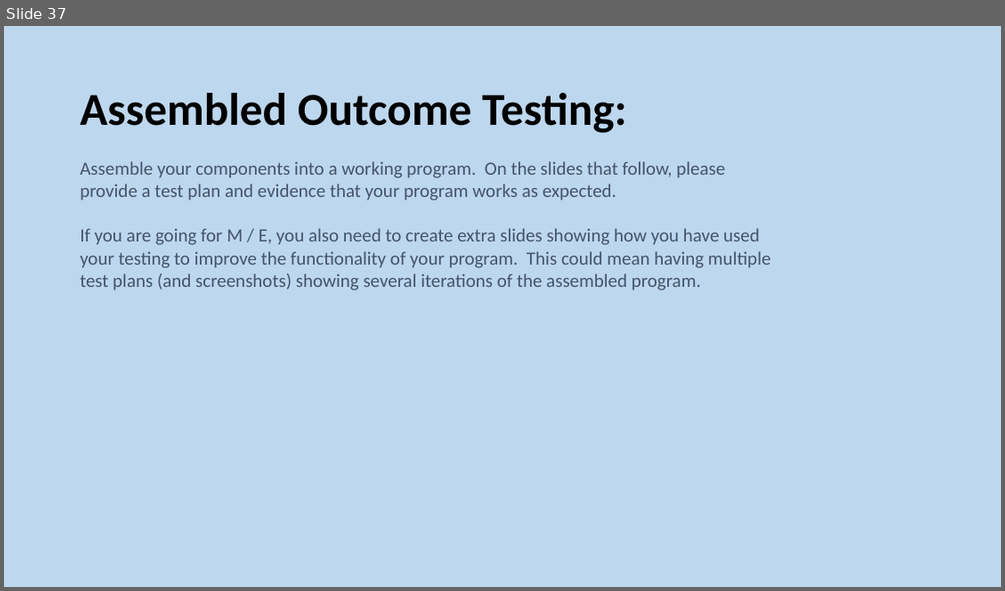
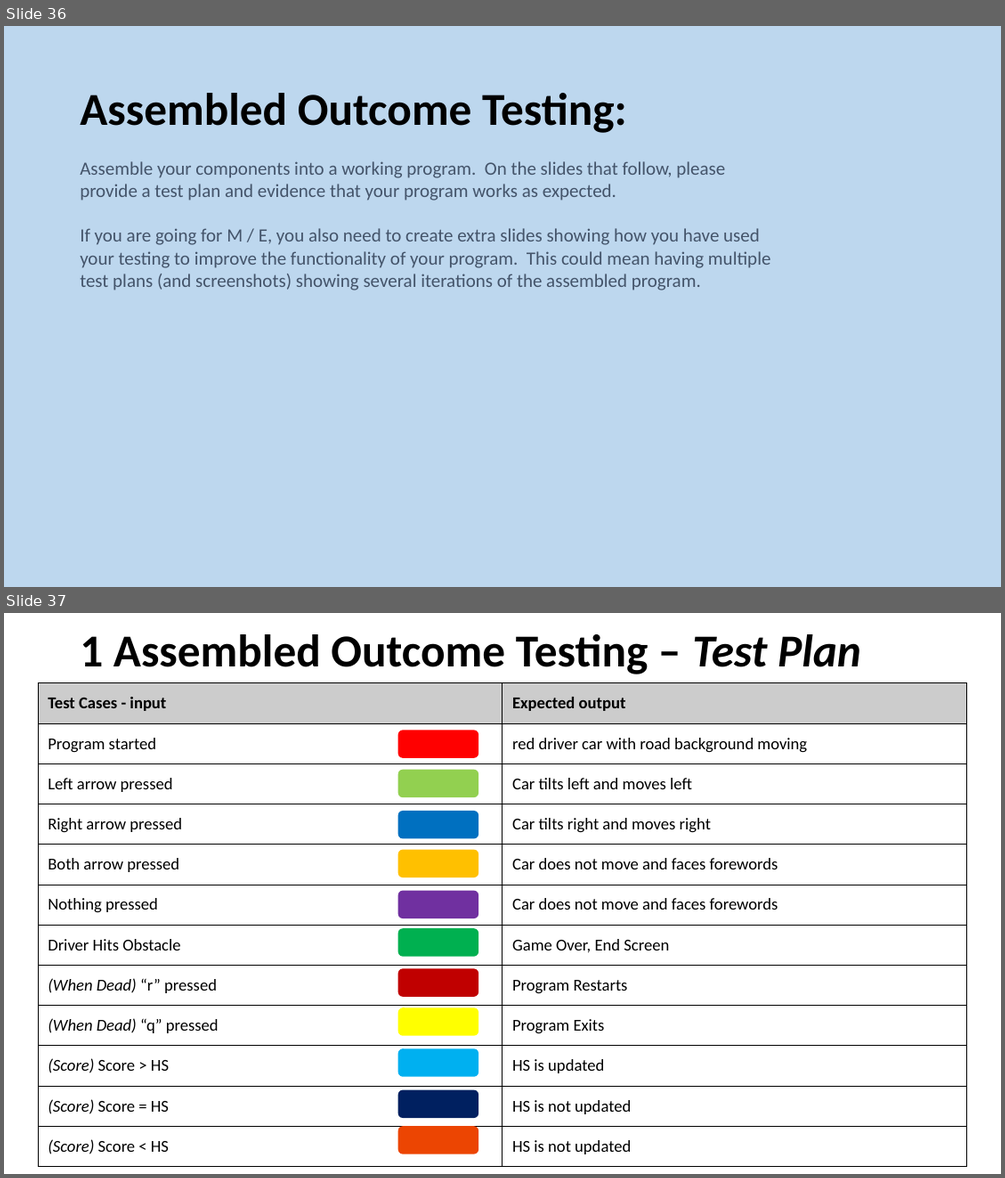
Before and after one commit to SmitieC/Assessment, a slide deck: 3.7 and 3.8 Documentation Template (1).pptx. Shown one above the other, each under a label of ours: slide 37 before the commit, slides 36 and 37 after it. The pictures are 1005x591 and 1005x1178 pixels, drawn with LibreOffice and Linux fonts; fonts in the diff are those of the drawing. Boxes give left, top, right and bottom in pixels: in the first picture for what was removed or moved away, otherwise in the second. Text is boxed around its words. In the diff, an @@ line names an element or a change of style, - is before the commit and + after.

```diff
--- a/3.7 and 3.8 Documentation Template (1).pptx
+++ b/3.7 and 3.8 Documentation Template (1).pptx
@@ slide 37 added at (x1=4, y1=613, x2=1001, y2=1174), background #FFFFFF @@
@@ title added at (x1=80, y1=634, x2=861, y2=674), 44 pt, text #000000, bold @@
+1 Assembled Outcome Testing – Test Plan
@@ table added at (x1=38, y1=683, x2=966, y2=1162), 12 rows, 2 columns @@
+Test Cases - input | Expected output
+Program started | red driver car with road background moving
+Left arrow pressed | Car tilts left and moves left
+Right arrow pressed | Car tilts right and moves right
+Both arrow pressed | Car does not move and faces forewords
+Nothing pressed | Car does not move and faces forewords
+Driver Hits Obstacle | Game Over, End Screen
+(When Dead) “r” pressed | Program Restarts
+(When Dead) “q” pressed | Program Exits
+(Score) Score > HS | HS is updated
+(Score) Score = HS | HS is not updated
+(Score) Score < HS | HS is not updated
@@ rounded rectangle added at (x1=398, y1=730, x2=479, y2=757), fill #FF0000 @@
@@ rounded rectangle added at (x1=398, y1=770, x2=479, y2=797), fill #92D050 @@
@@ rounded rectangle added at (x1=398, y1=811, x2=479, y2=838), fill #0070C0 @@
@@ rounded rectangle added at (x1=398, y1=850, x2=479, y2=877), fill #FFC000 @@
@@ rounded rectangle added at (x1=398, y1=891, x2=479, y2=918), fill #7030A0 @@
@@ rounded rectangle added at (x1=398, y1=929, x2=479, y2=957), fill #00B050 @@
@@ rounded rectangle added at (x1=398, y1=968, x2=479, y2=996), fill #C00000 @@
@@ rounded rectangle added at (x1=398, y1=1008, x2=479, y2=1036), fill #FFFF00 @@
@@ rounded rectangle added at (x1=398, y1=1048, x2=479, y2=1076), fill #00B0F0 @@
@@ rounded rectangle added at (x1=398, y1=1090, x2=479, y2=1118), fill #002060 @@
@@ rounded rectangle added at (x1=398, y1=1126, x2=479, y2=1153), fill #EC4502 @@
@@ what was slide 37 is now slide 36 @@
```
Also in this commit, not shown: 5 slides changed, 8 other slides added, 2 slides removed, 2 other files.
